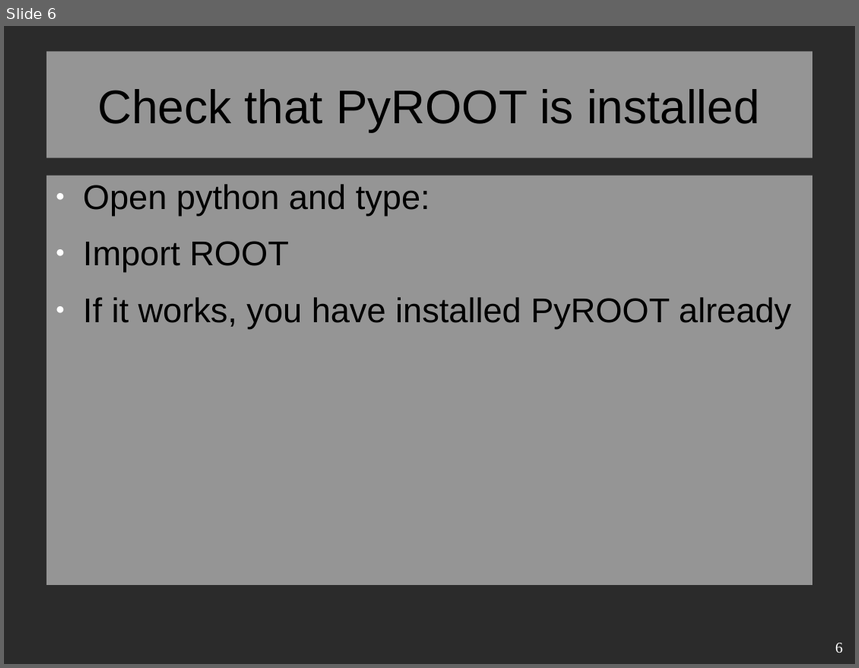
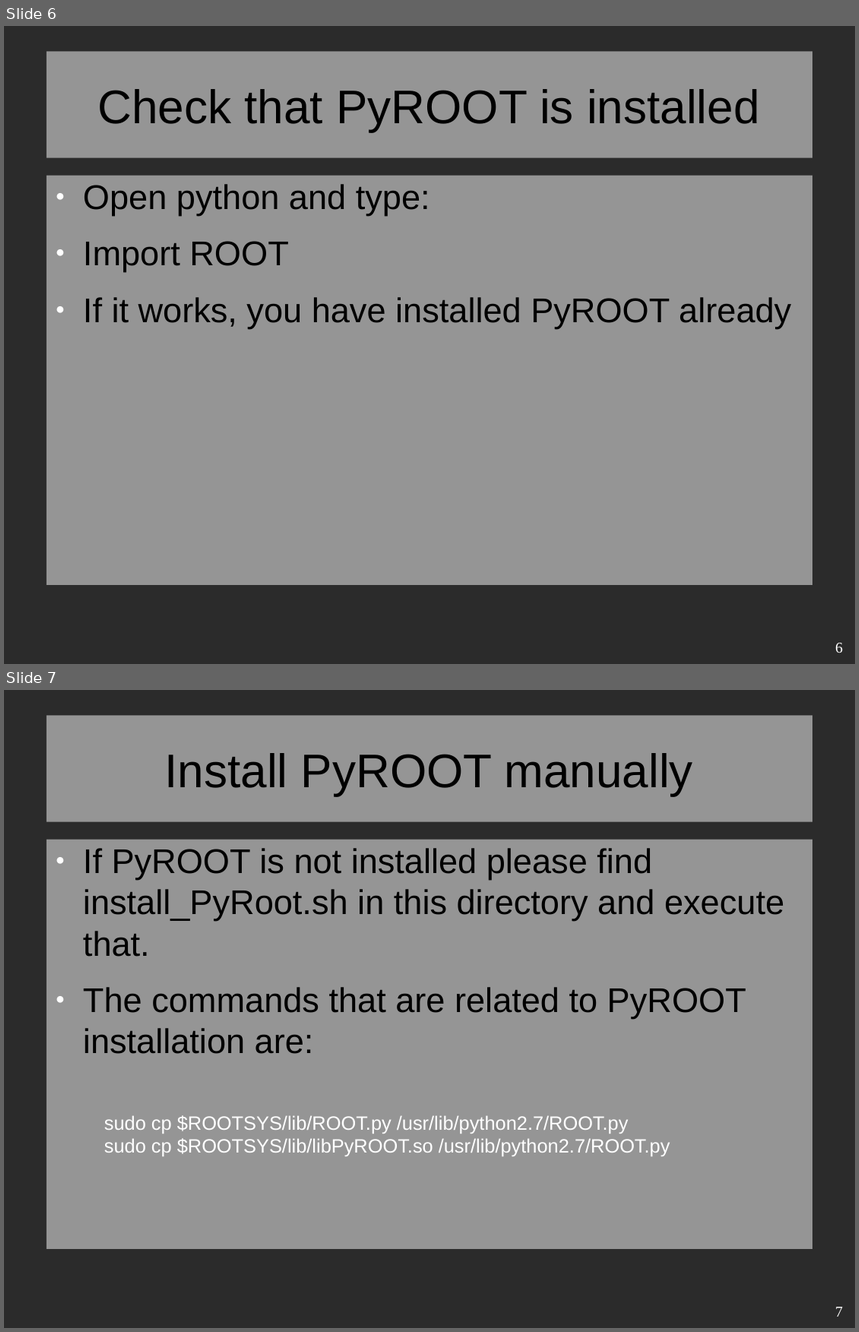
Before and after one commit to javadebadi/ROOT_Tutorial, a slide deck: 01_Introduction/02_Install.odp. Shown one above the other, each under a label of ours: slide 6 before the commit, slides 6 and 7 after it. The pictures are 859x668 and 859x1332 pixels, drawn with LibreOffice and Linux fonts; fonts in the diff are those of the drawing; background and template pictures are left out; a plain dark background stands for a picture behind light text. Boxes give left, top, right and bottom in pixels: in the first picture for what was removed or moved away, otherwise in the second. Text is boxed around its words. In the diff, an @@ line names an element or a change of style, - is before the commit and + after.

```diff
--- a/01_Introduction/02_Install.odp
+++ b/01_Introduction/02_Install.odp
@@ slide 7 added at (4, 690, 855, 1328), background picture (left out) @@
@@ title added at (47, 716, 813, 822), fill #FFFFFF at 50% opacity, 44 pt, text #000000 @@
+Install PyROOT manually
@@ text added at (47, 839, 813, 1249), fill #FFFFFF at 50% opacity, 32 pt, text #000000 @@
+● If PyROOT is not installed please find install_PyRoot.sh in this directory and execute that.
+● The commands that are related to PyROOT installation are:
@@ text added at (104, 1116, 671, 1157), 18 pt, text #FFFFFF @@
+sudo cp $ROOTSYS/lib/ROOT.py /usr/lib/python2.7/ROOT.py
+sudo cp $ROOTSYS/lib/libPyROOT.so /usr/lib/python2.7/ROOT.py
@@ page number added at (835, 1307, 843, 1317), 14 pt, text #FFFFFF @@
+7
```
Also in this commit, not shown: 2 other slides added, 1 other file.
